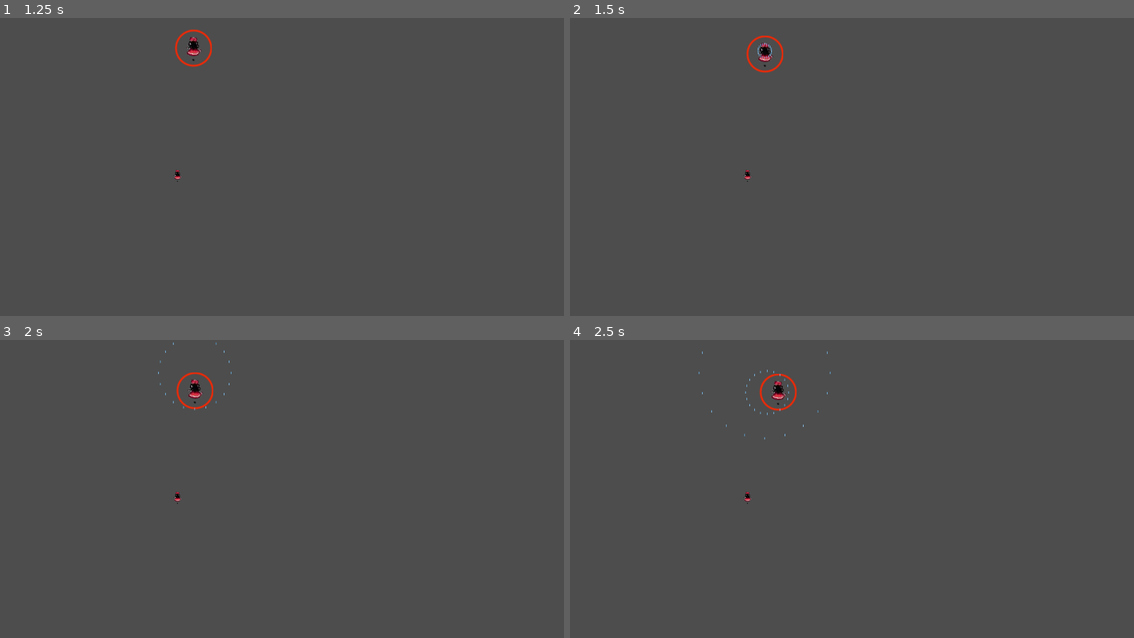
Above: before the commit, frames 1-4 (two rows, left to right).
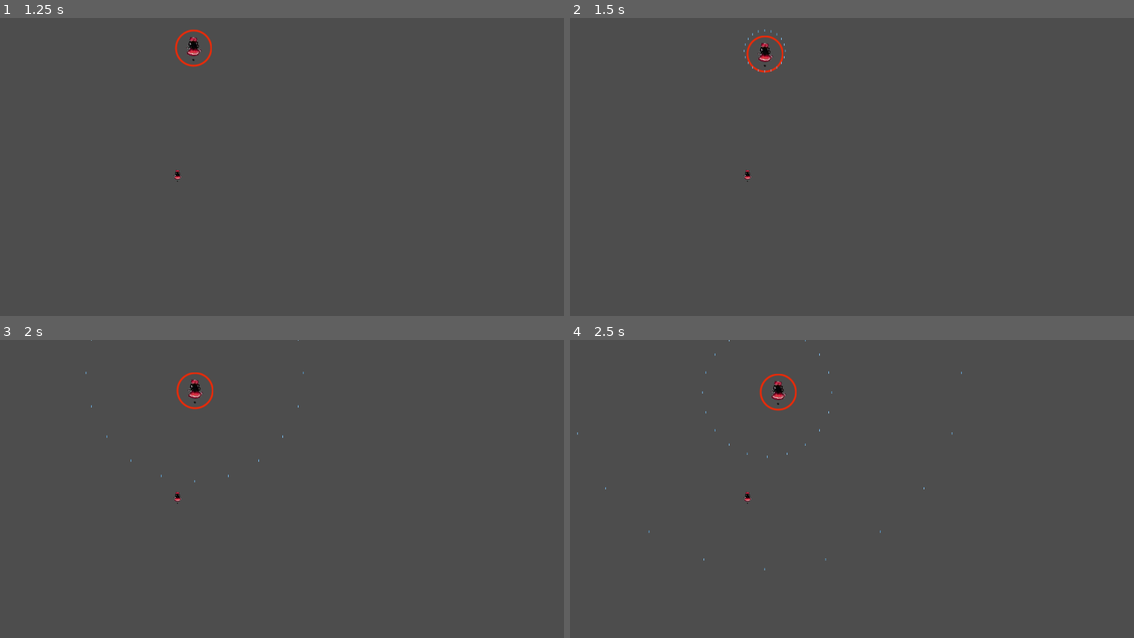
Above: after the commit, the same moments.

Repository: GraulierBrice/PhantasmagoriaShowdown
Game: Godot game, scene res://main_scene.tscn
Two runs of this game, one before a commit and one after it. Both use one fixed random seed, a clock stepped at 60 frames per second and the inputs below.
Inputs:
- Up to frame 1 (1.25 s): tap Enter at 0.5 s; hold D (boss_right) from 0.53 s (still down); hold Shift (focus) from 0.53 s (still down)
- Up to frame 2 (1.5 s): release D (boss_right) at 1.28 s; release Shift (focus) at 1.28 s; hold S (boss_down) from 1.28 s (still down); tap 1 (pattern_1) at 1.35 s
- Up to frame 3 (2 s): keep holding S (boss_down)
- Up to frame 4 (2.5 s): release S (boss_down) at 2.03 s; hold D (boss_right) from 2.03 s (still down); tap 2 (pattern_2) at 2.1 s

Frame 1 is identical in both runs. In frame 2, less than 0.1% of the frame differs, in the area x 30-39%, y 3-19%; in frame 3, less than 0.1%; in frame 4, less than 0.1%, in the area x 1-70%, y 0-78%.

Commit message:
Switch to bullet stats resource

Diff:
--- /dev/null
+++ b/Resources/bullet_stats.tres
@@ -0,0 +1,21 @@
+[gd_resource type="Resource" script_class="BulletStats" load_steps=2 format=3 uid="uid://ducnr3i2wa2fa"]
+
+[sub_resource type="GDScript" id="GDScript_b78k3"]
+script/source = "class_name BulletStats
+extends Resource
+
+@export var speed: float = 300.0
+@export var damage: float = 1.0
+
+# Make sure that every parameter has a default value.
+# Otherwise, there will be problems with creating and editing
+# your resource via the inspector.
+func _init(p_speed = 1.0, p_damage = 1.0):
+	speed = p_speed
+	damage = p_damage
+"
+
+[resource]
+script = SubResource("GDScript_b78k3")
+speed = 300.0
+damage = 1.0
--- a/Scenes/Bullet.gd
+++ b/Scenes/Bullet.gd
@@ -3,14 +3,19 @@
 
 class_name Bullet
 
-@export var speed: float = 600.0
-@export var damage: float = 1.0
+@export var stats: Resource
+var speed: float = 600.0
+var damage: float = 1.0
 var direction: Vector2 = Vector2.UP
 var timeout: float = 15.0
 
 
 var faction: Globals.EFaction
 
+func _ready():
+	if stats:
+		speed = stats.speed
+		damage = stats.damage
 
 func _process(delta):
 	if owner == get_tree().edited_scene_root:
--- a/Scenes/Bullet.tscn
+++ b/Scenes/Bullet.tscn
@@ -1,7 +1,8 @@
-[gd_scene load_steps=4 format=3 uid="uid://5qxjpqjgu0fb"]
+[gd_scene load_steps=5 format=3 uid="uid://5qxjpqjgu0fb"]
 
 [ext_resource type="Texture2D" uid="uid://dkv4ab6a7qw18" path="res://Assets/Danmaku/danmaku_01.png" id="1_hk8up"]
 [ext_resource type="Script" path="res://Scenes/Bullet.gd" id="1_xpnsn"]
+[ext_resource type="Resource" uid="uid://ducnr3i2wa2fa" path="res://Resources/bullet_stats.tres" id="2_7rkub"]
 
 [sub_resource type="CapsuleShape2D" id="CapsuleShape2D_habcr"]
 radius = 1.0
@@ -9,6 +10,7 @@
 
 [node name="Bullet" type="Area2D"]
 script = ExtResource("1_xpnsn")
+stats = ExtResource("2_7rkub")
 
 [node name="Sprite2D" type="Sprite2D" parent="."]
 rotation = -0.785398
--- a/Scenes/Patterns/pattern.gd
+++ b/Scenes/Patterns/pattern.gd
@@ -17,8 +17,8 @@
 
 func _init():
 	timer.wait_time = cooldown
-	##if not Engine.is_editor_hint():
-		##add_child(timer)
+	if not Engine.is_editor_hint():
+		add_child(timer)
 
 func activate(owner):
 	if is_on_cooldown:
@@ -44,9 +44,11 @@
 
 
 func _on_tree_entered():
-	if Engine.is_editor_hint():
-		add_child(timer)
-		timer.start()
-		timer.timeout.connect(preview)
-		preview()
+	if owner == get_tree().edited_scene_root:
+		print("preview")
+		if Engine.is_editor_hint():
+			add_child(timer)
+			timer.start()
+			timer.timeout.connect(preview)
+			preview()
 	pass # Replace with function body.
--- a/Scenes/Patterns/pattern_ring.gd
+++ b/Scenes/Patterns/pattern_ring.gd
@@ -8,7 +8,7 @@
 		bullet_count = new_count
 		if Engine.is_editor_hint():
 			preview()
-@export var bullet_speed: float = 200.0
+@export var bullet_stats: Resource
 
 func execute(owner):
 	var center = owner.global_position
@@ -22,32 +22,32 @@
 		# Give velocity in direction
 		var dir = Vector2(cos(angle), sin(angle))
 		bullet.direction = dir
-		bullet.speed = bullet_speed
+		bullet.stats = bullet_stats
 		bullet.faction = Globals.EFaction.BOSS
 
 		get_tree().current_scene.add_child(bullet)
 
 
 func preview():
-	##Remove all chilren
+	if owner == get_tree().edited_scene_root:
+		##Remove all chilren
 
-	for b in get_children():
-		if b is Bullet:
-			remove_child(b)
-			b.queue_free()
+		for b in get_children():
+			if b is Bullet:
+				remove_child(b)
+				b.queue_free()
 
-	## Create bullets
-	for i in range(bullet_count):
-		var angle = (TAU / bullet_count) * i
+		## Create bullets
+		for i in range(bullet_count):
+			var angle = (TAU / bullet_count) * i
 
-		var bullet = bullet_scene.instantiate()
-		var dir = Vector2(cos(angle), sin(angle))
-		bullet.direction = dir
-		bullet.speed = bullet_speed
-		bullet.faction = Globals.EFaction.BOSS
+			var bullet = bullet_scene.instantiate()
+			var dir = Vector2(cos(angle), sin(angle))
+			bullet.direction = dir
+			bullet.stats = bullet_stats
+			bullet.faction = Globals.EFaction.BOSS
+			add_child(bullet)
+			bullet.owner =  get_tree().edited_scene_root
 
-		add_child(bullet)
-		bullet.owner =  get_tree().edited_scene_root
-
-	timer.start()
+		timer.start()
 	pass
--- a/Scenes/Patterns/pattern_ring.tscn
+++ b/Scenes/Patterns/pattern_ring.tscn
@@ -6,5 +6,6 @@
 [node name="PatternRing" type="Node2D"]
 script = ExtResource("1_2khla")
 bullet_scene = ExtResource("2_huty1")
+bullet_speed = 200.0
 
 [connection signal="tree_entered" from="." to="." method="_on_tree_entered"]
